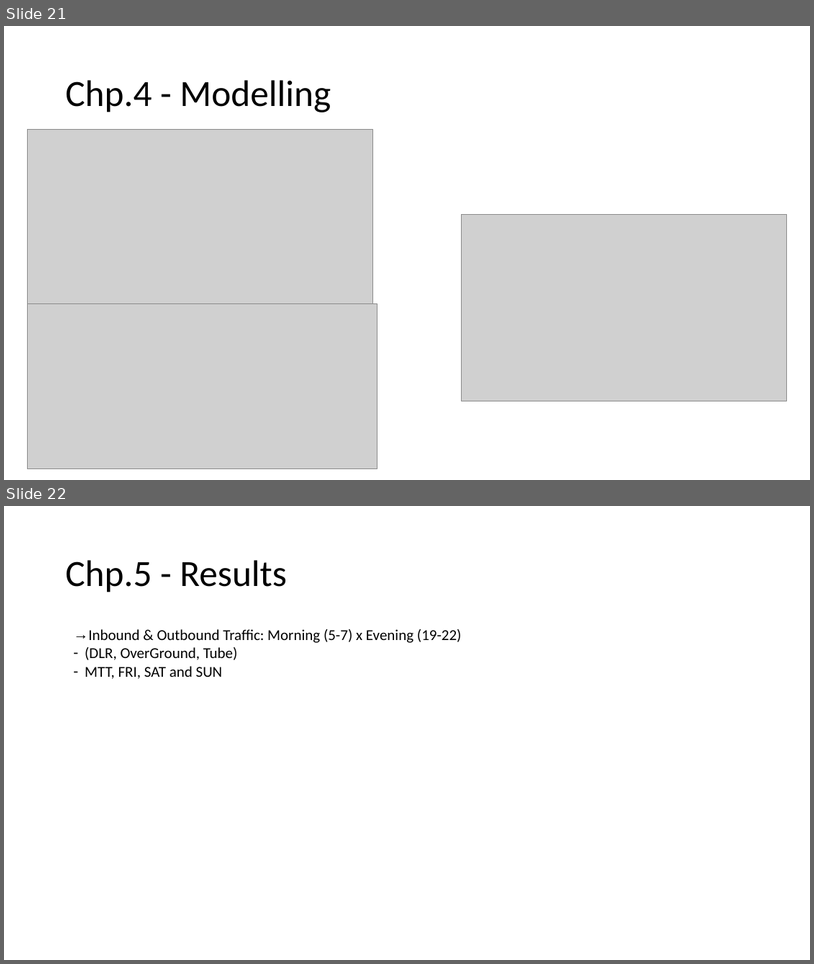
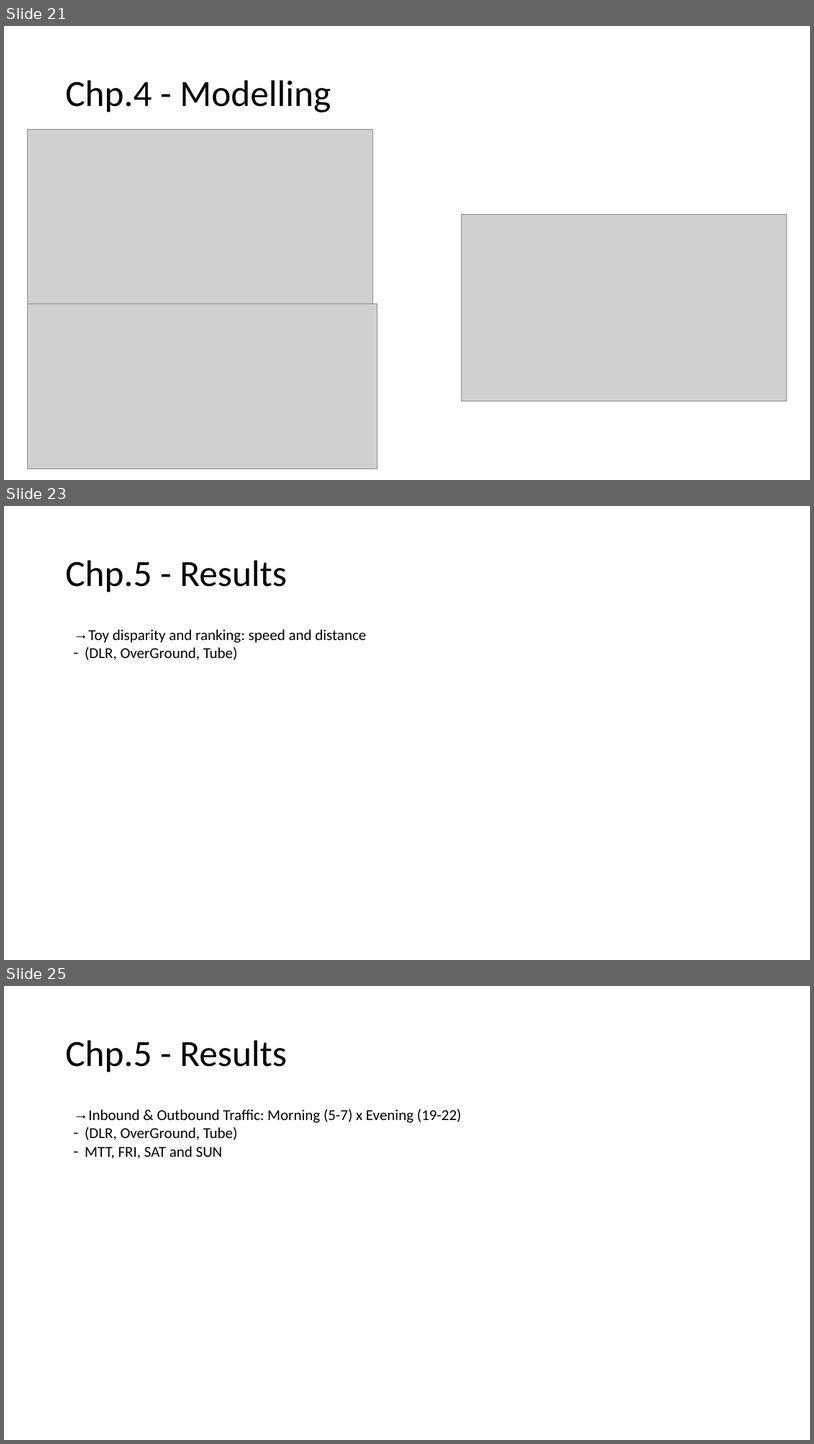
Before and after one commit to Breno-st/big-cities-transport, a slide deck: 11.Presenttaions/big-cities-transport.pptx. Shown one above the other, each under a label of ours: slides 21 and 22 before the commit, slides 21, 23 and 25 after it; the slides between them are not shown. The pictures are 814x964 and 814x1444 pixels, drawn with LibreOffice and Linux fonts; fonts in the diff are those of the drawing; grey boxes stand for pictures. Boxes give left, top, right and bottom in pixels: in the first picture for what was removed or moved away, otherwise in the second. Text is boxed around its words. In the diff, an @@ line names an element or a change of style, - is before the commit and + after.

```diff
--- a/11.Presenttaions/big-cities-transport.pptx
+++ b/11.Presenttaions/big-cities-transport.pptx
@@ slide 23 added at box(4, 506, 810, 960), background #FFFFFF @@
@@ title added at box(65, 560, 286, 592), 44 pt, text #000000 @@
+Chp.5 - Results
@@ text added at box(85, 629, 366, 660), 18 pt, text #000000 @@
+→ Toy disparity and ranking: speed and distance
+– (DLR, OverGround, Tube)
@@ what was slide 22 is now slide 25 @@
```
Also in this commit, not shown: 1 slide changed, 1 other slide added, 2 other files.
